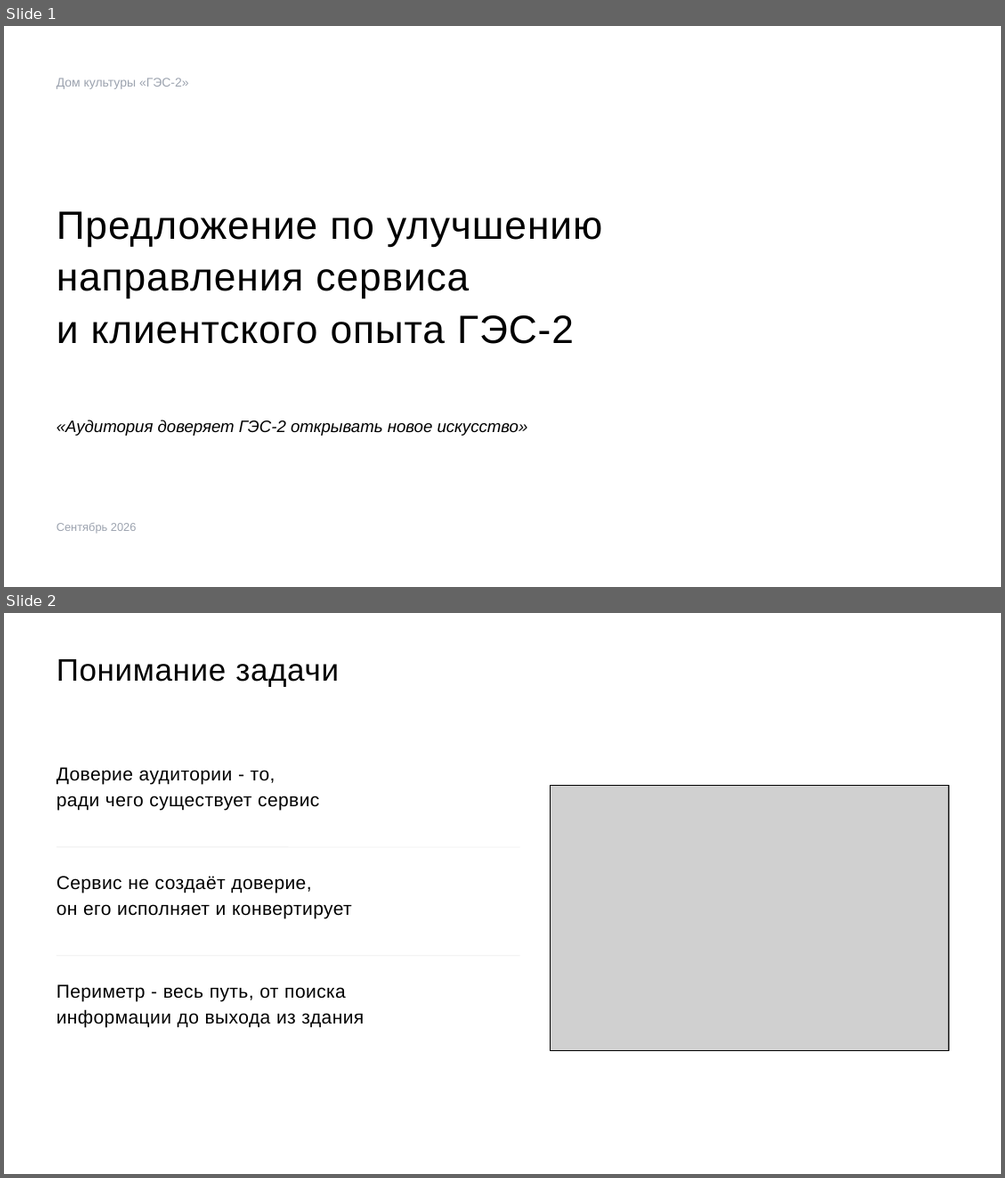
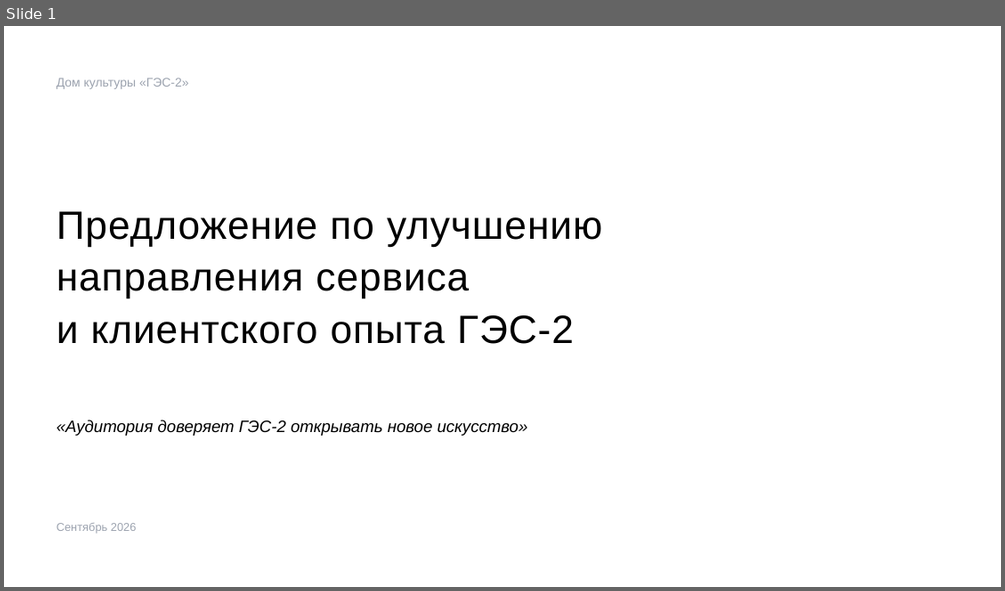
Before and after one commit to skrasin/ges-2, a slide deck: docs/strategy/ges2-service-cx-proposal.pptx. Shown one above the other, each under a label of ours: slides 1 and 2 before the commit, slide 1 after it. The pictures are 1005x1178 and 1005x591 pixels, drawn with LibreOffice and Linux fonts; fonts in the diff are those of the drawing; grey boxes stand for pictures. Boxes give left, top, right and bottom in pixels: in the first picture for what was removed or moved away, otherwise in the second. Text is boxed around its words. In the diff, an @@ line names an element or a change of style, - is before the commit and + after.

```diff
--- a/docs/strategy/ges2-service-cx-proposal.pptx
+++ b/docs/strategy/ges2-service-cx-proposal.pptx
@@ slide 2 removed at [4,613,1001,1174], background #FFFFFF @@
@@ text removed at [57,659,339,687] @@
-Понимание задачи
@@ text removed at [57,767,319,811] @@
-Доверие аудитории - то,
-ради чего существует сервис
@@ picture removed at [550,785,948,1051] @@
@@ rectangle removed at [550,785,948,1051] @@
@@ line removed from (57, 847) to (520, 847) @@
@@ text removed at [57,876,352,918] @@
-Сервис не создаёт доверие,
-он его исполняет и конвертирует
@@ line removed from (57, 956) to (520, 956) @@
@@ text removed at [57,984,364,1027] @@
-Периметр - весь путь, от поиска
-информации до выхода из здания
```
Also in this commit, not shown: 9 slides changed, 1 slide added, 2 other files.
